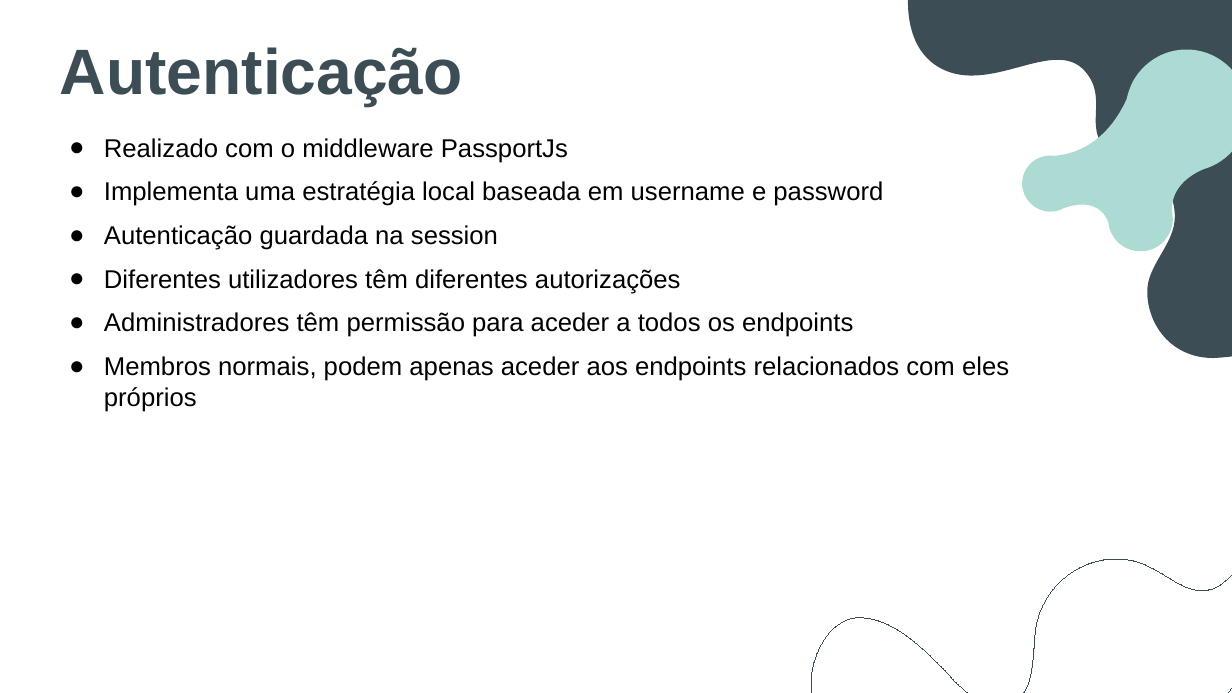
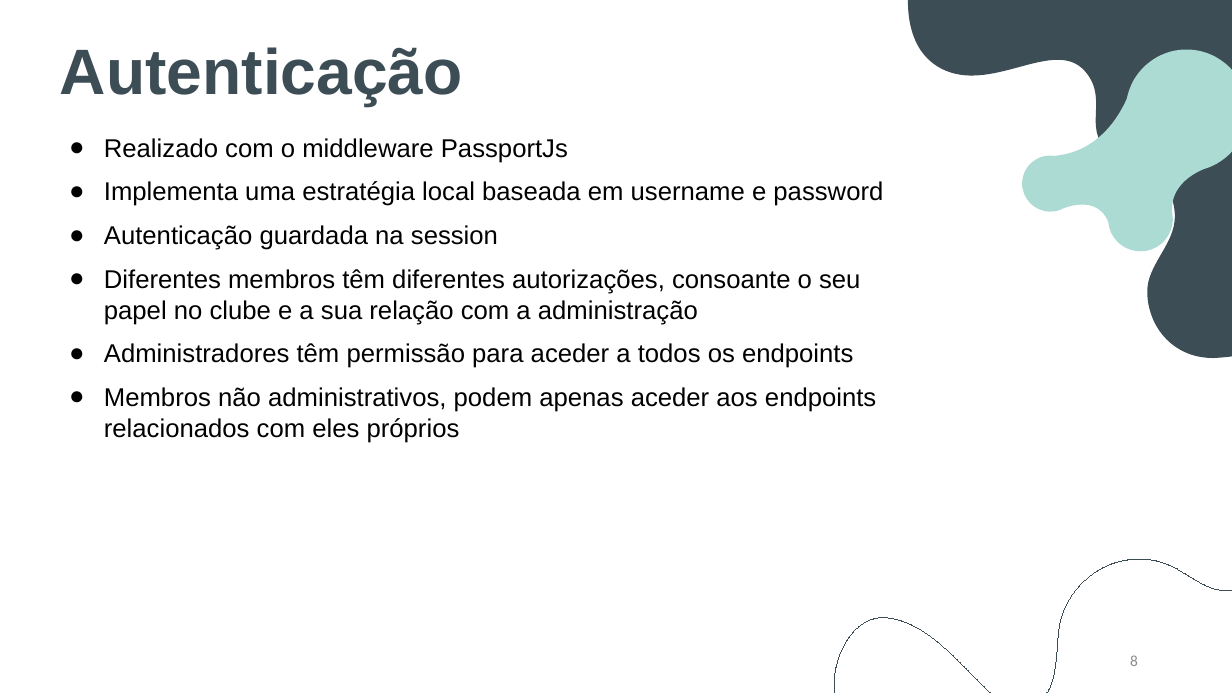
Before and after one commit to BernardoFMF/surf-management-app, a slide deck: slide 8 of docs/demonstracao-progresso.pptx. Drawn at 1232x693 pixels with LibreOffice and Linux fonts; fonts in the diff are those of the drawing. Boxes give left, top, right and bottom in pixels: in the first picture for what was removed or moved away, otherwise in the second. Text is boxed around its words. In the diff, an @@ line names an element or a change of style, - is before the commit and + after.

```diff
--- a/docs/demonstracao-progresso.pptx
+++ b/docs/demonstracao-progresso.pptx
@@ subtitle at (x1=104, y1=269, x2=860, y2=325): text changed @@
-● Diferentes utilizadores têm diferentes autorizações
+● Diferentes membros têm diferentes autorizações, consoante o seu papel no clube e a sua relação com a administração
@@ subtitle at (x1=104, y1=387, x2=876, y2=443): text changed @@
-● Membros normais, podem apenas aceder aos endpoints relacionados com eles próprios
+● Membros não administrativos, podem apenas aceder aos endpoints relacionados com eles próprios
@@ freeform shape resized from (x1=788, y1=366, x2=1232, y2=693) to (x1=811, y1=366, x2=1232, y2=693) @@
@@ page number added at (x1=1130, y1=655, x2=1138, y2=666), 12 pt, text #8C8C8C @@
+8
```
Also in this commit, not shown: 12 other slides changed, 1 slide added.
